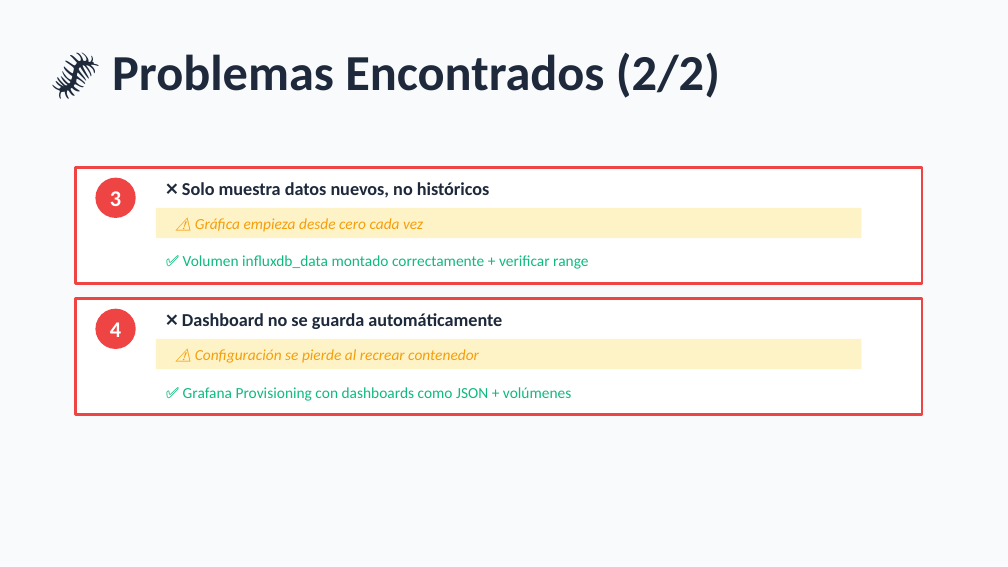
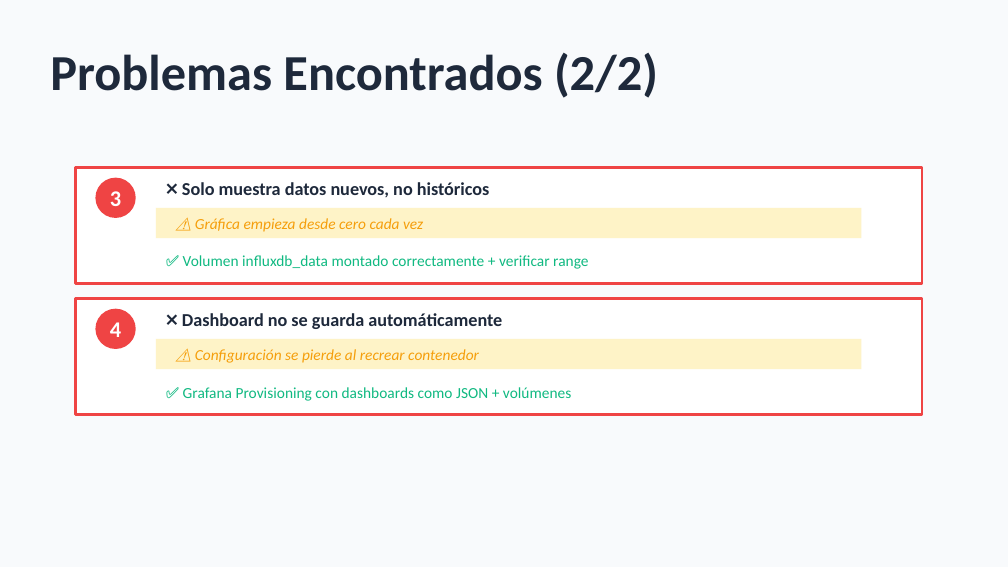
Before and after one commit to Jon8a/proyecto-iot, a slide deck: slide 11 of Presentacion_IoT_Completa.pptx. Drawn at 1008x567 pixels with LibreOffice and Linux fonts; fonts in the diff are those of the drawing. Boxes give left, top, right and bottom in pixels: in the first picture for what was removed or moved away, otherwise in the second. Text is boxed around its words. In the diff, an @@ line names an element or a change of style, - is before the commit and + after.

```diff
--- a/Presentacion_IoT_Completa.pptx
+++ b/Presentacion_IoT_Completa.pptx
@@ text at box(50, 53, 658, 98): text changed @@
-🐛 Problemas Encontrados (2/2)
+Problemas Encontrados (2/2)
```
Also in this commit, not shown: 3 other slides changed, 2 slides removed, 4 other files.
